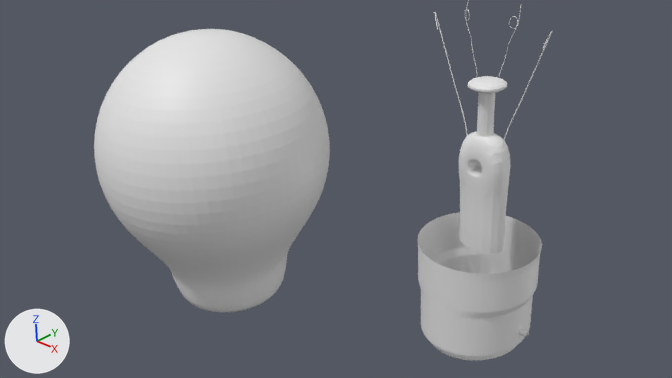
Two versions of the Blender file untitled.blend, one commit apart.
Camera for both pictures: the file's camera 'Camera'. Every picture has the same lights, and +X, +Y and +Z are marked at lower left.
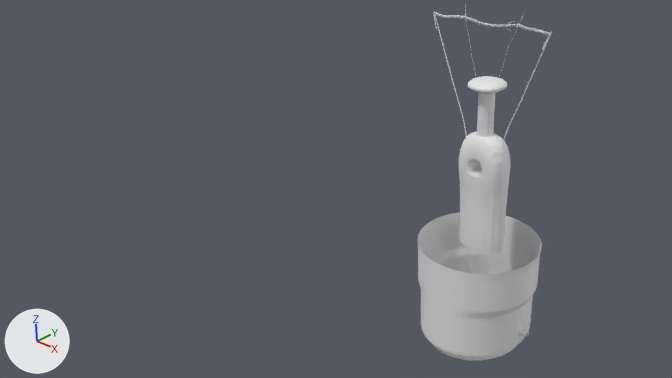
ob_filament_curve is not drawn itself; it is used by a modifier of ob_circle.

The change, as a diff of the scene's bpy script:
```diff
--- a/untitled.blend.py
+++ b/untitled.blend.py
@@ me_circle @@
+me_circle.from_pydata([(0.04, -0.53, 0.0), (-0.65, -0.94, 0.01), (-0.65, -1.74, 0.01), (0.04, -2.15, 0.0), (0.74, -1.74, -0.01), (0.74, -0.94, -0.01)], [(1, 0), (2, 1), (3, 2), (4, 3), (5, 4), (0, 5)], [])
@@ cu_filamentcurve @@
+cu_filamentcurve = bpy.data.curves.new('filamentCurve', 'CURVE')
+cu_filamentcurve.dimensions = '3D'
+_sp = cu_filamentcurve.splines.new('BEZIER'); _sp.bezier_points.add(6)
+_sp.bezier_points.foreach_set('co', [0.00518, 0.000984, 0.00771, 0.0851, -0.0093, 0.00401, 0.197, -0.00404, 0.0134, 0.385, -0.00748, -0.006, 0.531, 0.00875, 0.0103, 0.62, -0.000147, 0.00549, 0.764, -0.0143, -0.00579])
+_sp.bezier_points.foreach_set('handle_left', [-0.0454, 0.0000479, 0.00793, 0.0502, -0.00998, 0.000616, 0.162, -0.00428, 0.0135, 0.297, -0.008, -0.00582, 0.493, 0.00469, 0.00602, 0.588, -0.0012, 0.0046, 0.761, -0.0143, -0.00579])
+_sp.bezier_points.foreach_set('handle_right', [0.0115, 0.0011, 0.00769, 0.12, -0.00863, 0.00741, 0.267, -0.00356, 0.0133, 0.429, -0.00721, -0.00609, 0.569, 0.0128, 0.0147, 0.685, 0.00197, 0.00726, 0.815, -0.0143, -0.00579])
+for _p, _l, _r in zip(_sp.bezier_points, ['ALIGNED', 'ALIGNED', 'ALIGNED', 'ALIGNED', 'ALIGNED', 'ALIGNED', 'ALIGNED'], ['ALIGNED', 'ALIGNED', 'ALIGNED', 'ALIGNED', 'ALIGNED', 'ALIGNED', 'ALIGNED']): _p.handle_left_type = _l; _p.handle_right_type = _r
+_sp.order_u = 0
+_sp.order_v = 0
+cu_filamentcurve.use_path = True
+cu_filamentcurve.use_path_clamp = True
+cu_filamentcurve.bevel_resolution = 0
+cu_filamentcurve.fill_mode = 'HALF'
@@ ob_beziercurve_001 @@
 ob_beziercurve_001 = bpy.data.objects.new('BezierCurve.001', cu_beziercurve_001)
-ob_beziercurve_001.location = (0.138, -0.099, -0.143)
+ob_beziercurve_001.location = (0.14, -0.107, -0.161)
 ob_beziercurve_001.scale = (0.189, 0.195, 0.191)
@@ ob_beziercurve @@
 ob_beziercurve = bpy.data.objects.new('BezierCurve', cu_beziercurve)
-ob_beziercurve.location = (0.233, -0.184, -0.419)
+ob_beziercurve.location = (0.235, -0.191, -0.419)
 ob_beziercurve.scale = (0.361, 0.361, 0.361)
@@ ob_sphere @@
 ob_sphere = bpy.data.objects.new('Sphere', me_sphere_001)
-ob_sphere.location = (-2.467, -0.228, -1.344)
+ob_sphere.location = (0.0, 0.0, 0.0)
 _m = ob_sphere.modifiers.new('Subsurf', 'SUBSURF')
 _m.levels = 2
+ob_sphere.hide_viewport = True
@@ ob_circle @@
+ob_circle = bpy.data.objects.new('Circle', me_circle)
+ob_circle.location = (-0.361, -0.015, 0.009)
+ob_circle.rotation_euler = (0.0, 3.135, 0.0)  # degrees (0, 180, 0)
+ob_circle.scale = (0.00375, 0.00375, 0.00375)
+_m = ob_circle.modifiers.new('Screw', 'SCREW')
+_m.iterations = 72
+_m.axis = 'X'
+_m.screw_offset = -2.8
+_m.use_object_screw_offset = True
+_m = ob_circle.modifiers.new('Curve', 'CURVE')
+_m.object = ob_filament_curve
@@ ob_filament_curve @@
+ob_filament_curve = bpy.data.objects.new('filament curve', cu_filamentcurve)
+ob_filament_curve.location = (-0.351, -0.0111, 0.0128)
```

Boxes (x1, y1, x2, y2) around the edits, measured in the pictures (672 x 378 px):
'Sphere', hidden
    before: (94, 29, 330, 312)
'BezierCurve', moved
    before: (434, 12, 552, 147)
    after: (433, 12, 552, 148)
'Circle', added
    after: (434, 12, 550, 36)
'BezierCurve.001', moved
    before: (465, 0, 521, 82)
    after: (465, 3, 524, 80)
